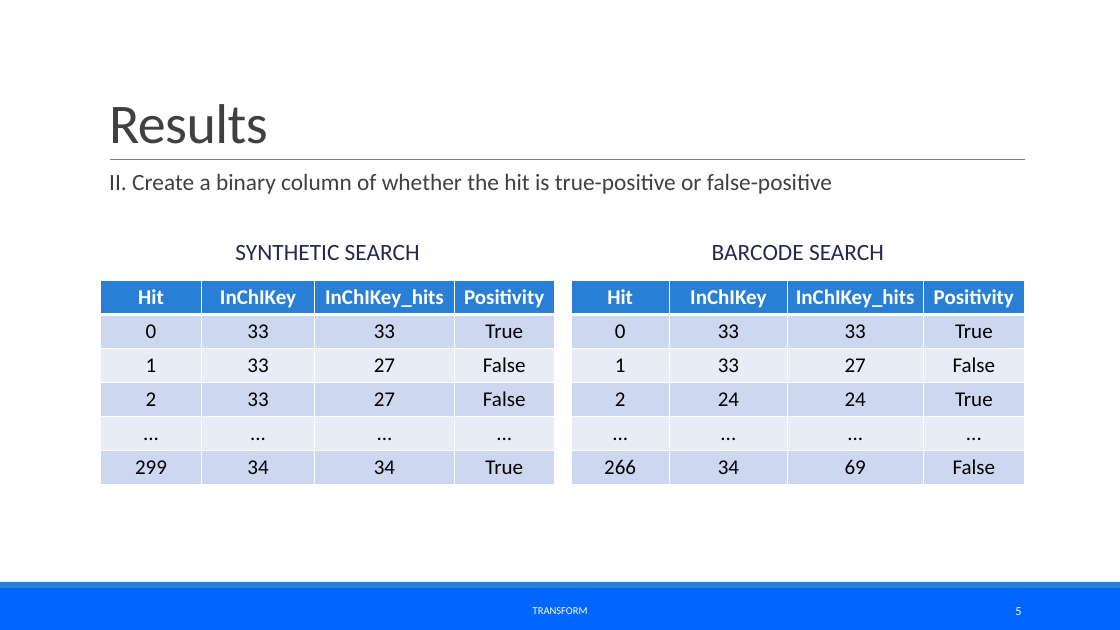
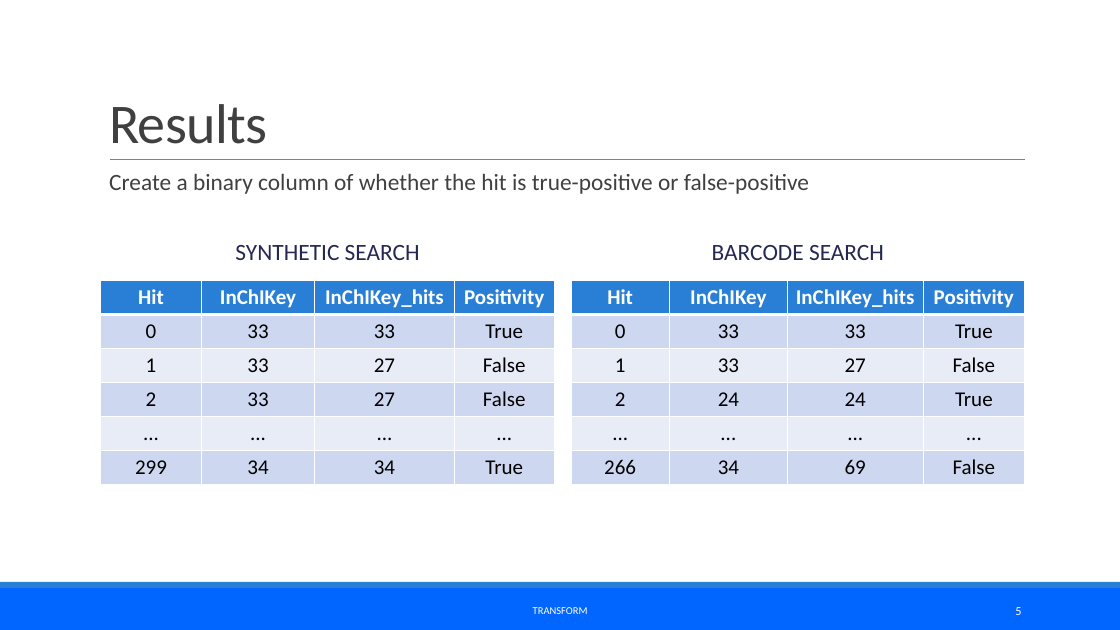
Before and after one commit to jozef1v/MS_Synthetic_Library, a slide deck: slide 5 of Presentation/Prezentácia_MS_Library.pptx. Drawn at 1120x630 pixels with LibreOffice and Linux fonts; fonts in the diff are those of the drawing. Boxes give left, top, right and bottom in pixels: in the first picture for what was removed or moved away, otherwise in the second. Text is boxed around its words. In the diff, an @@ line names an element or a change of style, - is before the commit and + after.

```diff
--- a/Presentation/Prezentácia_MS_Library.pptx
+++ b/Presentation/Prezentácia_MS_Library.pptx
@@ text at bbox=[109, 174, 809, 194]: text changed @@
-  II. Create a binary column of whether the hit is true-positive or false-positive
+  Create a binary column of whether the hit is true-positive or false-positive
```
Also in this commit, not shown: 13 other slides changed, 2 slides added, 20 other files.
